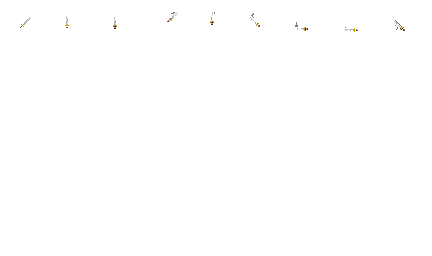
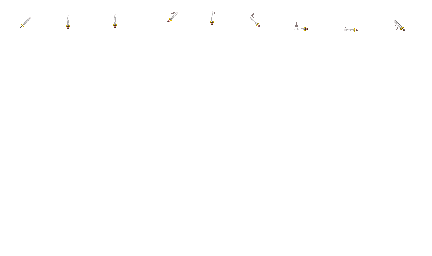
Layered file, before and after one edit (w=432, h=256). Changes by layer:
painted on "swing4" over 65, 14, 117, 29
